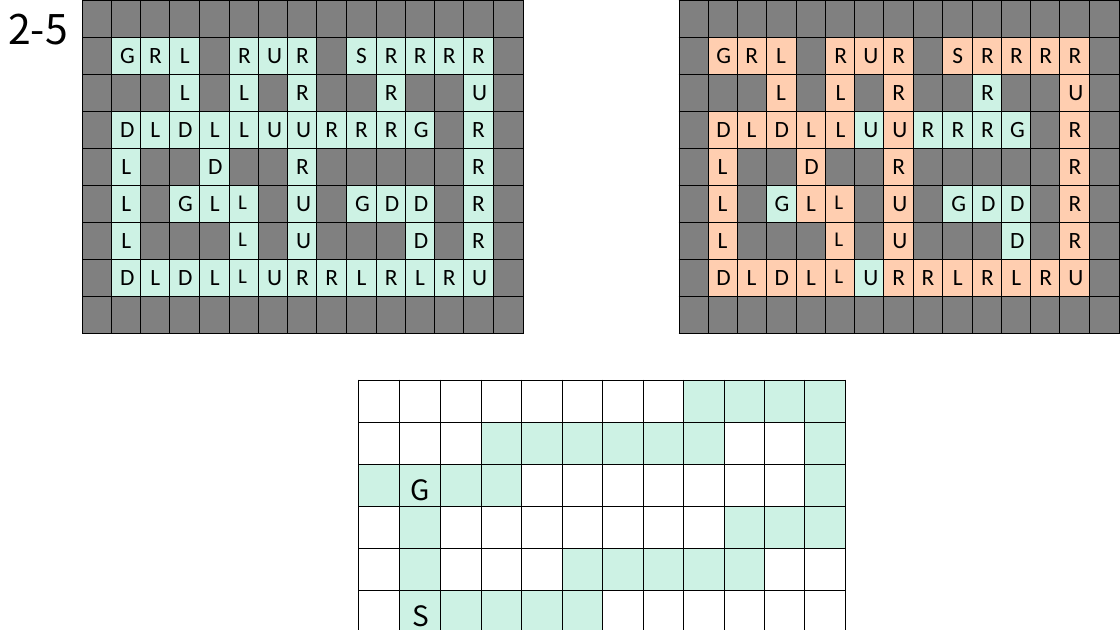
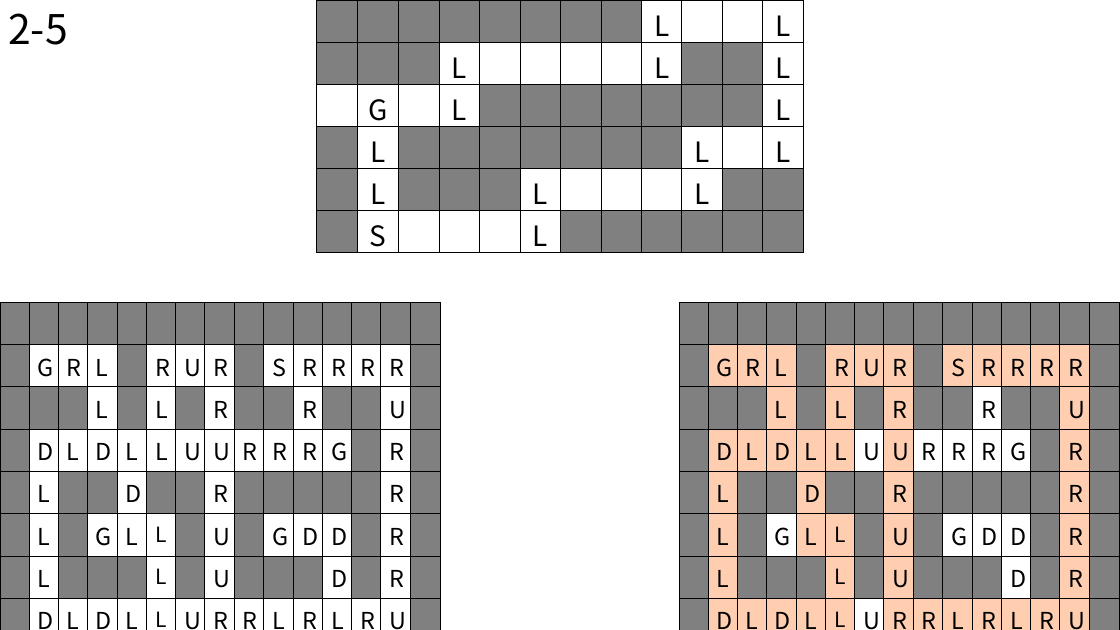
Before and after one commit to BSF0124/Brain-Control, a slide deck: slide 15 of etc/레벨디자인.pptx. Drawn at 1120x630 pixels with LibreOffice and Linux fonts; fonts in the diff are those of the drawing. Boxes give left, top, right and bottom in pixels: in the first picture for what was removed or moved away, otherwise in the second. Text is boxed around its words. In the diff, an @@ line names an element or a change of style, - is before the commit and + after.

```diff
--- a/etc/레벨디자인.pptx
+++ b/etc/레벨디자인.pptx
@@ table at (x1=317, y1=0, x2=802, y2=257) @@
-row 1, column 9: 
+row 1, column 9: L
-row 1, column 12: 
+row 1, column 12: L
-row 2:  |  |  |  |  |  |  |  |  |  |  | 
+row 2:  |  |  | L |  |  |  |  | L |  |  | L
-row 3, column 4: 
+row 3, column 4: L
-row 3, column 12: 
+row 3, column 12: L
-row 4:  |  |  |  |  |  |  |  |  |  |  | 
+row 4:  | L |  |  |  |  |  |  |  | L |  | L
-row 5:  |  |  |  |  |  |  |  |  |  |  | 
+row 5:  | L |  |  |  | L |  |  |  | L |  | 
-row 6, column 6: 
+row 6, column 6: L
@@ fill #CDF2E4 to none in 16 cells @@
@@ table resized from (x1=359, y1=381, x2=844, y2=630) to (x1=317, y1=0, x2=802, y2=257) @@
@@ table at (x1=0, y1=302, x2=446, y2=630) @@
@@ fill #CDF2E4 to none in 59 cells @@
@@ font Calibri to Noto Sans CJK KR @@
@@ table moved from (x1=82, y1=0, x2=528, y2=328) to (x1=0, y1=302, x2=446, y2=630) @@
@@ table at (x1=679, y1=302, x2=1120, y2=630) @@
@@ fill #CDF2E4 to none in 12 cells @@
@@ font Calibri to Noto Sans CJK KR @@
@@ table moved from (x1=679, y1=0, x2=1120, y2=328) to (x1=679, y1=302, x2=1120, y2=630) @@
```
Also in this commit, not shown: 17 other slides changed.
